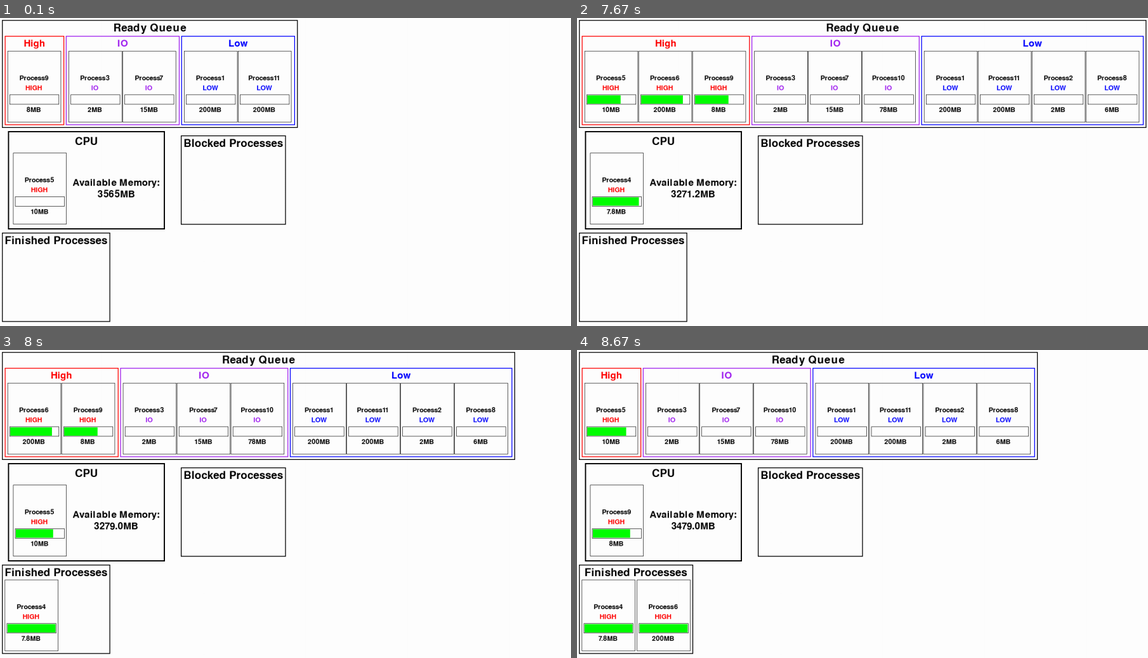
Above: before the commit, frames 1-4 (two rows, left to right).
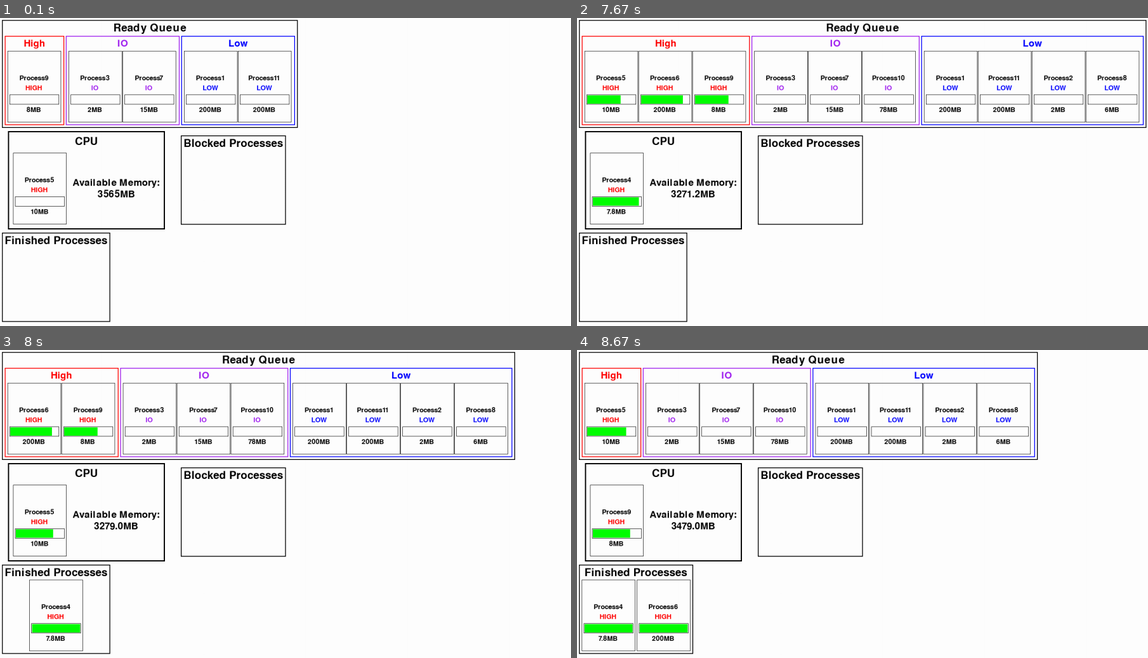
Above: after the commit, the same moments.

Repository: SamB-C/Process-scheduling-simulation
Game: pygame game, started from testing.py
Same seed, same stepped clock (60 frames per second), same inputs: the game is played once before the commit and once after it.
Inputs:
- Up to frame 1 (0.1 s): no input
- Up to frame 2 (7.67 s): no input
- Up to frame 3 (8 s): no input
- Up to frame 4 (8.67 s): no input

Frames 1-2 are identical in both runs. In frame 3, 0.7% of the frame differs, in the area x 0-15%, y 74-98%; in frame 4, nothing differs.

Commit message:
Combine blocked and finished process surface creation
Use the same function to create surfaces for the blocked and finished processes queue to avoid repetitive code

Diff:
--- a/simulation.py
+++ b/simulation.py
@@ -352,7 +352,7 @@
         background.blit(white_inside, (BORDER_WIDTH, BORDER_WIDTH))
         return background
 
-    def pygame_create_blocked_processes_surface(self) -> pygame.Surface:
+    def pygame_create_process_queue_surface(self, queue: list[Process], queue_name: str) -> pygame.Surface:
         '''Creates the surface for the blocked processes'''
         # Set constants
         GAP = 4
@@ -361,16 +361,16 @@
         FONT_SIZE = 40
         # Create text
         font = pygame.font.Font(None, FONT_SIZE)
-        title = font.render('Blocked Processes', True, 'Black')
+        title = font.render(queue_name, True, 'Black')
         title_height = title.get_height()
         title_width = title.get_width()
         # Calculate dimensions
-        number_blocked_processes = len(self.blocked_processes)
-        number_of_gaps = number_blocked_processes - 1
+        number_of_processes = len(queue)
+        number_of_gaps = number_of_processes - 1
         if number_of_gaps < 0:
             number_of_gaps = 0
         width = BORDER_WIDTH + INSET + \
-            (number_blocked_processes * Process.PYGAME_SURFACE_WIDTH) + \
+            (number_of_processes * Process.PYGAME_SURFACE_WIDTH) + \
             (GAP * number_of_gaps) + INSET + BORDER_WIDTH
         minimum_width = BORDER_WIDTH + INSET + title_width + INSET + BORDER_WIDTH
         if width < minimum_width:
@@ -393,59 +393,10 @@
         white_inside.blit(title, title_position)
         y_pos += title_height + GAP
         width_blocked_processes = (
-            number_blocked_processes * Process.PYGAME_SURFACE_WIDTH) + (GAP * number_of_gaps)
+            number_of_processes * Process.PYGAME_SURFACE_WIDTH) + (GAP * number_of_gaps)
         if width_blocked_processes < title_width:
             x_pos += (title_width - width_blocked_processes) / 2
-        for process in self.blocked_processes:
-            process: Process
-            white_inside.blit(
-                process.pygame_process_surface.surface, (x_pos, y_pos))
-            x_pos += Process.PYGAME_SURFACE_WIDTH + GAP
-        # Combine
-        background.blit(white_inside, (BORDER_WIDTH, BORDER_WIDTH))
-        return background
-
-    def pygame_create_finished_processes_surface(self) -> pygame.Surface:
-        '''Creates the surface for the finished processes'''
-        # Set constants
-        GAP = 4
-        INSET = 5
-        BORDER_WIDTH = 2
-        FONT_SIZE = 40
-        # Create text
-        font = pygame.font.Font(None, FONT_SIZE)
-        title = font.render('Finished Processes', True, 'Black')
-        title_height = title.get_height()
-        title_width = title.get_width()
-        # Calculate dimensions
-        number_finished_processes = len(self.finished_processes)
-        number_of_gaps = number_finished_processes - 1
-        if number_of_gaps < 0:
-            number_of_gaps = 0
-        width = BORDER_WIDTH + INSET + \
-            (number_finished_processes * Process.PYGAME_SURFACE_WIDTH) + \
-            (GAP * number_of_gaps) + INSET + BORDER_WIDTH
-        minimum_width = BORDER_WIDTH + INSET + title_width + INSET + BORDER_WIDTH
-        if width < minimum_width:
-            width = minimum_width
-        height = BORDER_WIDTH + INSET + title_height + GAP + \
-            Process.PYGAME_SURFACE_HEIGHT + INSET + BORDER_WIDTH
-        # Create background
-        background = pygame.Surface((width, height))
-        background.fill('Black')
-        # Create white inside
-        white_inside_dimensions = (
-            width - (BORDER_WIDTH * 2), height - (BORDER_WIDTH * 2))
-        white_inside = pygame.Surface(white_inside_dimensions)
-        white_inside.fill('White')
-        # Add contents
-        x_pos = INSET
-        y_pos = INSET
-        title_position = (
-            (white_inside_dimensions[0] - title_width) / 2, y_pos)
-        white_inside.blit(title, title_position)
-        y_pos += title_height + GAP
-        for process in self.finished_processes:
+        for process in queue:
             process: Process
             white_inside.blit(
                 process.pygame_process_surface.surface, (x_pos, y_pos))
@@ -468,7 +419,8 @@
         screen.blit(cpu_surface, (20, y_pos))
         # Add blocked processes
         x_pos += cpu_surface.get_width() + 40
-        blocked_processes_surface = self.pygame_create_blocked_processes_surface()
+        blocked_processes_surface = self.pygame_create_process_queue_surface(
+            self.blocked_processes, 'Blocked Processes')
         centring_adjustment = (cpu_surface.get_height(
         ) - blocked_processes_surface.get_height()) / 2
         screen.blit(blocked_processes_surface,
@@ -476,7 +428,8 @@
         # Add finished_processess
         x_pos = 5
         y_pos += cpu_surface.get_height() + 8
-        finished_processes_surface = self.pygame_create_finished_processes_surface()
+        finished_processes_surface = self.pygame_create_process_queue_surface(
+            self.finished_processes, 'Finished Processes')
         screen.blit(finished_processes_surface, (x_pos, y_pos))
         y_pos += finished_processes_surface.get_height() + 8
 
